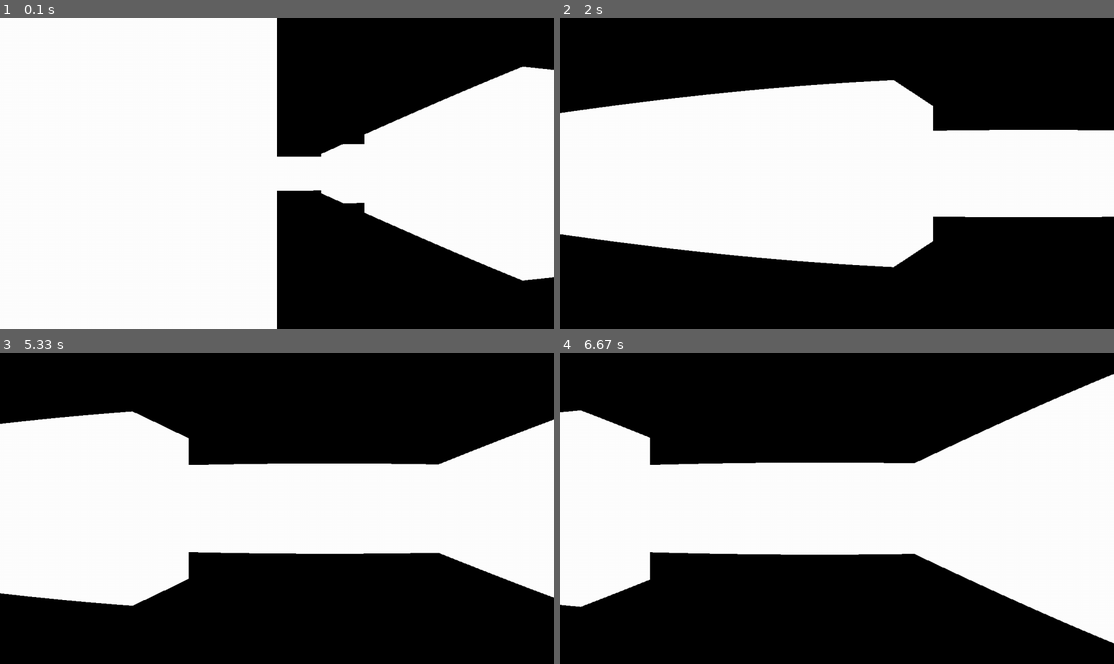
Above: before the commit, frames 1-4 (two rows, left to right).
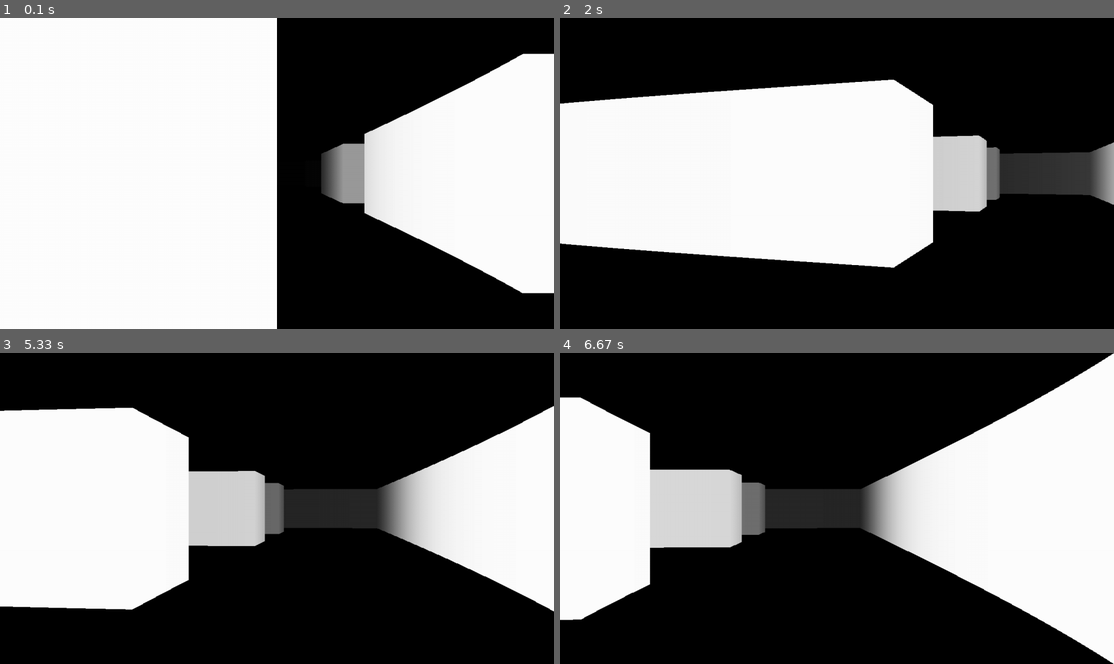
Above: after the commit, the same moments.

Repository: siddcyber/pygameDOOM
Game: pygame game, started from main.py
The game is run twice, just before and just after one commit, with the same random seed, the same clock (stepped at 60 frames per second) and the same inputs.
Inputs:
- Up to frame 1 (0.1 s): no input
- Up to frame 2 (2 s): hold Right 0.33-0.8 s; hold Right 0.83-1.3 s; hold D 0.83-1.3 s; hold Left 1.33-1.87 s; hold A 1.33-1.87 s; hold Left from 1.9 s (still down); hold A from 1.9 s (still down)
- Up to frame 3 (5.33 s): release Left at 2.3 s; release A at 2.3 s; hold Right 2.33-2.97 s; hold D 2.33-2.97 s; hold Left from 5.07 s (still down); hold A from 5.07 s (still down)
- Up to frame 4 (6.67 s): release Left at 5.47 s; release A at 5.47 s; hold Right 5.5-6.13 s; hold D 5.5-6.13 s; hold Left 6.17-6.63 s; hold A 6.17-6.63 s

The runs differ from the first frame. In frame 1, 4.1% of the frame differs, in the area x 50-100%, y 11-89%; in frame 2, 11%; in frame 3, 15%; in frame 4, 17%, in the area x 0-100%, y 0-100%.

Commit message:
Bug fixed: dynamic map now scales to both width and height seperately

Diff:
--- a/Map.py
+++ b/Map.py
@@ -1,21 +1,28 @@
 import pygame as game
-from settings import width
+from settings import width, height
 
 _ = False
 minimap = [
-    [1, 1, 1, 1, 1, 1, 1, 1, 1, 1, 1, 1, 1, 1, 1, 1],
-    [1, _, _, _, _, _, _, _, _, _, _, _, _, _, _, 1],
-    [1, _, _, 1, 1, 1, 1, _, _, 1, 1, 1, 1, _, _, 1],
-    [1, _, _, _, _, _, 1, _, _, 1, _, _, _, _, _, 1],
-    [1, _, _, _, _, _, 1, _, _, 1, _, _, _, _, _, 1],
-    [1, _, _, 1, 1, 1, 1, _, _, 1, 1, 1, 1, _, _, 1],
-    [1, _, _, _, _, _, _, _, _, _, _, _, _, _, _, 1],
-    [1, _, _, _, _, 1, _, 1, _, _, _, 1, _, 1, 1, 1],
-    [1, 1, 1, 1, 1, 1, 1, 1, 1, 1, 1, 1, 1, 1, 1, 1],
+    [1, 1, 1, 1, 1, 1, 1, 1, 1, 1, 1, 1, 1, 1, 1, 1, 1, 1, 1, 1, 1, 1, 1, 1, 1, 1, 1, 1, 1, 1, 1, 1],
+    [1, _, _, _, _, _, _, _, _, _, _, _, _, _, _, _, _, _, _, _, _, _, _, _, _, _, _, _, _, _, _, 1],
+    [1, _, _, 1, 1, 1, 1, _, _, 1, 1, 1, 1, _, _, _, _, _, _, 1, 1, 1, 1, _, _, 1, 1, 1, 1, _, _, 1],
+    [1, _, _, _, _, _, 1, _, _, 1, _, _, _, _, _, _, _, _, _, _, _, _, 1, _, _, 1, _, _, _, _, _, 1],
+    [1, _, _, _, _, _, 1, _, _, 1, _, _, _, _, _, _, _, _, _, _, _, _, 1, _, _, 1, _, _, _, _, _, 1],
+    [1, _, _, 1, 1, 1, 1, _, _, 1, 1, 1, 1, _, _, _, _, _, _, 1, 1, 1, 1, _, _, 1, 1, 1, 1, _, _, 1],
+    [1, _, _, _, _, _, _, _, _, _, _, _, _, _, _, _, _, _, _, _, _, _, _, _, _, _, _, _, _, _, _, 1],
+    [1, _, _, _, _, 1, _, 1, _, _, _, 1, _, 1, 1, 1, 1, _, _, _, _, 1, _, 1, _, _, _, 1, _, 1, 1, 1],
+    [1, _, _, _, _, _, _, _, _, _, _, _, _, _, _, _, _, _, _, _, _, _, _, _, _, _, _, _, _, _, _, 1],
+    [1, _, _, 1, 1, 1, 1, _, _, 1, 1, 1, 1, _, _, _, _, _, _, 1, 1, 1, 1, _, _, 1, 1, 1, 1, _, _, 1],
+    [1, _, _, _, _, _, 1, _, _, 1, _, _, _, _, _, _, _, _, _, _, _, _, 1, _, _, 1, _, _, _, _, _, 1],
+    [1, _, _, _, _, _, 1, _, _, 1, _, _, _, _, _, _, _, _, _, _, _, _, 1, _, _, 1, _, _, _, _, _, 1],
+    [1, _, _, 1, 1, 1, 1, _, _, 1, 1, 1, 1, _, _, _, _, _, _, 1, 1, 1, 1, _, _, 1, 1, 1, 1, _, _, 1],
+    [1, _, _, _, _, _, _, _, _, _, _, _, _, _, _, _, _, _, _, _, _, _, _, _, _, _, _, _, _, _, _, 1],
+    [1, _, _, _, _, 1, _, 1, _, _, _, 1, _, 1, 1, 1, 1, _, _, _, _, 1, _, 1, _, _, _, 1, _, 1, 1, 1],
+    [1, 1, 1, 1, 1, 1, 1, 1, 1, 1, 1, 1, 1, 1, 1, 1, 1, 1, 1, 1, 1, 1, 1, 1, 1, 1, 1, 1, 1, 1, 1, 1],
 ]
 
-mapScaling = int(width / int(len(minimap[0])))
-
+mapScalingWidth = int(width / int(len(minimap[0])))
+mapScalingHeight = int(height / int(len(minimap)))
 
 class Map:
     def __init__(self, game):
@@ -32,6 +39,6 @@
 
     def draw(self):
         for pos in self.world_map:
-            # top, left, length, width
+            # top, left, width, height
             game.draw.rect(self.game.screen, 'darkgray',
-                           (pos[0] * mapScaling, pos[1] * mapScaling, mapScaling, mapScaling))
+                           (pos[0] * mapScalingWidth, pos[1] * mapScalingHeight, mapScalingWidth, mapScalingHeight))
--- a/Raycasting.py
+++ b/Raycasting.py
@@ -1,7 +1,7 @@
 import pygame as pg
 import math
 from settings import *
-from Map import mapScaling
+from Map import mapScalingWidth, mapScalingHeight
 
 
 class RayCasting:
@@ -55,13 +55,18 @@
                 depth = depth_vert
             else:
                 depth = depth_hor
-            # pg.draw.line(self.game.screen, "yellow", (mapScaling * ox, mapScaling * oy),
-            #              (mapScaling * ox + depth * mapScaling * cos_a, mapScaling * oy + depth * mapScaling * sin_a),
+            # pg.draw.line(self.game.screen, "yellow", (mapScalingWidth * ox, mapScalingHeight * oy),
+            #              (mapScalingWidth * ox + depth * mapScalingWidth * cos_a,
+            #               mapScalingHeight * oy + depth * mapScalingHeight * sin_a),
             #              2)
+            # remove fishbowl effect
+            depth *= math.cos(self.game.player.angle - ray_angle)
             # projection
-            projectionHeight = screenDistance / depth  # (depth *  value that changes the depth perception of the map)
+            projectionHeight = screenDistance / (
+                    depth + 0.0001)  # (depth *  value that changes the depth perception of the map)
             #  draw walls
-            pg.draw.rect(self.game.screen, "white",
+            color = [255 / (1 + depth ** 5 * 0.00002)] * 3
+            pg.draw.rect(self.game.screen, color,
                          (ray * scale, half_height - projectionHeight // 2, scale, projectionHeight))
 
             ray_angle += deltaAngle
--- a/player.py
+++ b/player.py
@@ -1,7 +1,7 @@
 from settings import *
 import pygame as pg
 import math
-from Map import mapScaling
+from Map import mapScalingWidth, mapScalingHeight
 
 
 class Player:
@@ -49,10 +49,10 @@
             self.y += dy
 
     # def draw(self):
-    #     pg.draw.line(self.game.screen, 'yellow', (self.x * mapScaling, self.y * mapScaling),
-    #                  (self.x * mapScaling + width * math.cos(self.angle),
-    #                   self.y * mapScaling + width * math.sin(self.angle)), 2)
-    #     pg.draw.circle(self.game.screen, 'green', (self.x * mapScaling, self.y * mapScaling), 5)
+    #     # pg.draw.line(self.game.screen, 'yellow', (self.x * mapScaling, self.y * mapScaling),
+    #     #              (self.x * mapScaling + width * math.cos(self.angle),
+    #     #               self.y * mapScaling + width * math.sin(self.angle)), 2)
+    #     pg.draw.circle(self.game.screen, 'green', (self.x * mapScalingWidth, self.y * mapScalingHeight), 5)
 
     def update(self):
         self.movement()
